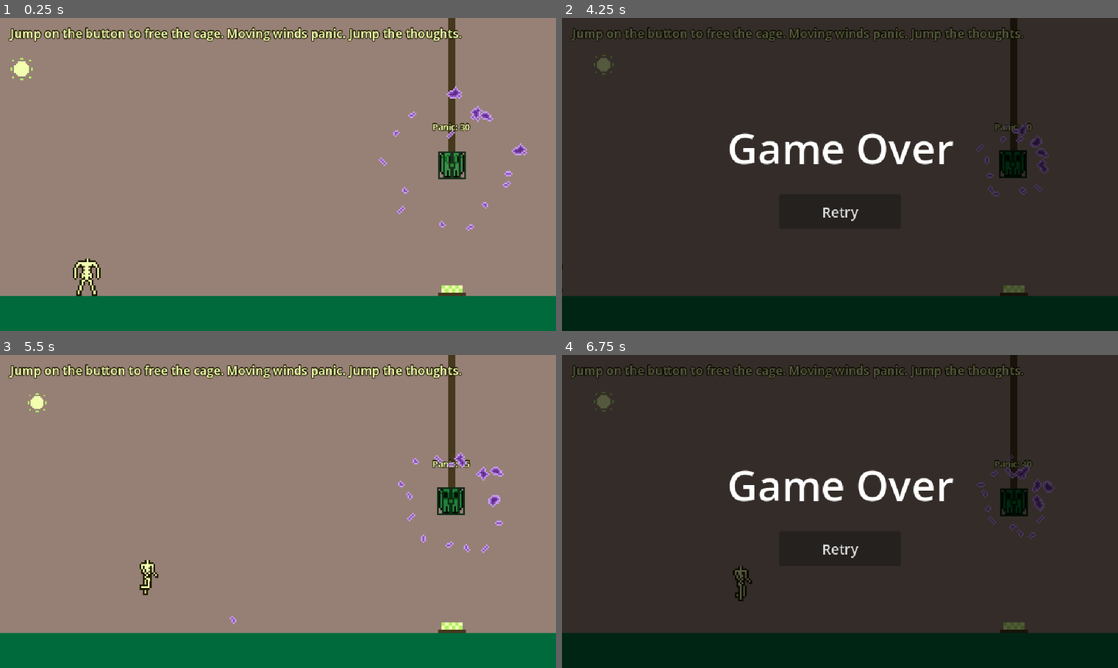
Above: before the commit, frames 1-4 (two rows, left to right).
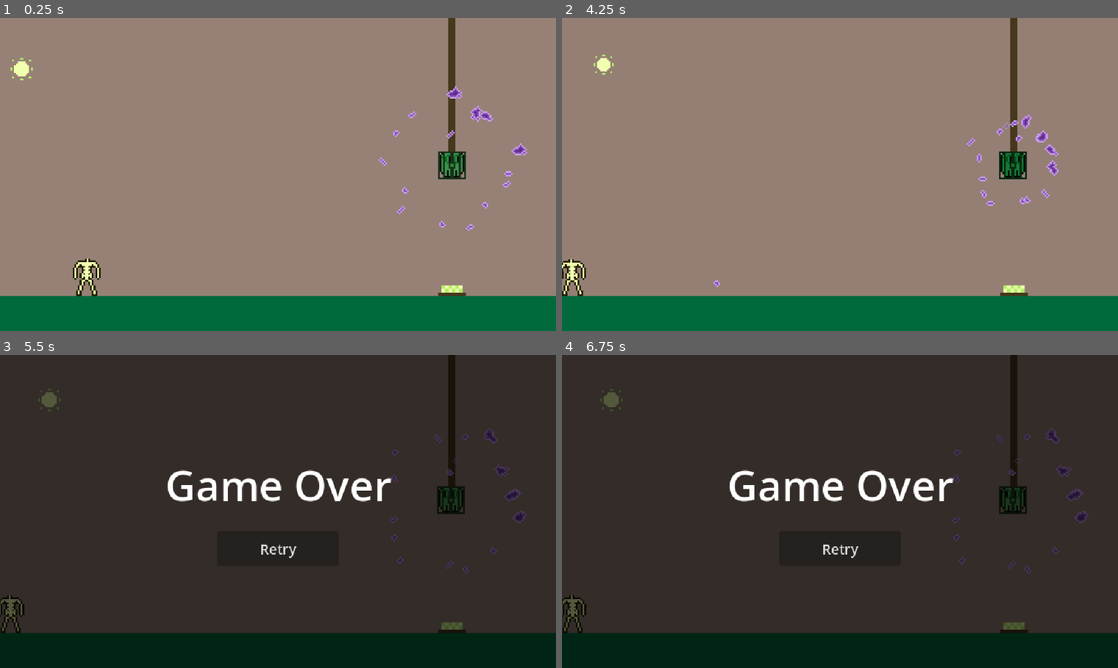
Above: after the commit, the same moments.

Repository: tucksravin/dont-lose-your-head
Game: Godot game, scene res://scenes/days/day_panic.tscn
The game is run twice, just before and just after one commit, with the same random seed, the same clock (stepped at 60 frames per second) and the same inputs. This scene is started directly instead of the project's main scene.
Inputs (mouse positions are in pixels of both pictures, inside the frame that each line leads up to):
- Up to frame 1 (0.25 s): no input
- Up to frame 2 (4.25 s): hold D (move_right) 0.53-1.25 s; tap E (interact) at 0.6, 2.1, 3.6 s; tap Space (jump) at 0.77, 2.27 s; click "Retry" at 1.25 s; hold D (move_right) 2.03-2.75 s; click "Retry" at 2.75 s; hold A (move_left) from 3.53 s (still down)
- Up to frame 3 (5.5 s): release A (move_left) at 4.25 s; click (278, 549) at 4.25 s, where only the run before the commit has a clickable "Retry"; hold D (move_right) from 5.03 s (still down); tap E (interact) at 5.1 s; tap Space (jump) at 5.27 s
- Up to frame 4 (6.75 s): tap E (interact) at 5.85, 6.6 s; tap Space (jump) at 6.02 s; tap Enter at 6.5 s; release D (move_right) at 6.53 s; hold A (move_left) from 6.53 s (still down)

The runs differ from the first frame. In frame 1, 2.2% of the frame differs, in the area x 1-85%, y 2-37%; in frame 2, 100%, in the area x 0-100%, y 0-100%; in frame 3, 99%; in frame 4, 2.7%.

Commit message:
invisible wall to left

Diff:
--- a/scenes/body/body.gd
+++ b/scenes/body/body.gd
@@ -77,6 +77,30 @@
 	# Same idiom head.gd uses: a script that wants "the" body (e.g.
 	# PanicCounter) shouldn't need a hard node path to find it.
 	add_to_group("body")
+	# Deferred: _ready runs while the day is still adding children;
+	# add_child on the scene root there errors ("parent is busy").
+	call_deferred("_ensure_left_wall")
+
+
+## Invisible half-plane at x = 0. The camera is fixed (DESIGN §2.1), so
+## walking off the left leaves the body stuck off-screen. WorldBoundaryShape2D
+## is the same infinite-line shape the intro uses for the floor — no sprite.
+## Skip if the scene already has a WallLeft (the transition does).
+## Docs: https://docs.godotengine.org/en/stable/classes/class_worldboundaryshape2d.html
+func _ensure_left_wall() -> void:
+	var root: Node = get_tree().current_scene
+	if root == null:
+		root = get_parent()
+	if root == null or root.get_node_or_null("WallLeft") != null:
+		return
+	var wall: StaticBody2D = StaticBody2D.new()
+	wall.name = "WallLeft"
+	var col: CollisionShape2D = CollisionShape2D.new()
+	var bound: WorldBoundaryShape2D = WorldBoundaryShape2D.new()
+	bound.normal = Vector2.RIGHT
+	col.shape = bound
+	wall.add_child(col)
+	root.add_child(wall)
 
 
 func _physics_process(delta: float) -> void:
--- a/scenes/gameplay/day_manager.gd
+++ b/scenes/gameplay/day_manager.gd
@@ -47,7 +47,18 @@
 		push_warning("DayManager has no WinConditionManager assigned.")
 	if game_over == null:
 		push_warning("DayManager has no game-over overlay assigned.")
+	_hide_help()
 	_connect_sun()
+
+
+## DESIGN §2 Words: instruction text is off. The Label stays in the scene
+## (scripts still write to it) so turning a day back on is one `visible`.
+func _hide_help() -> void:
+	var root: Node = owner if owner != null else get_parent()
+	if root == null:
+		return
+	for node in root.find_children("Instruction", "Label", true, false):
+		(node as CanvasItem).visible = false
 
 
 ## The Sun is found by its `sunset` signal, not a hard path — same duck-type
--- a/scenes/gameplay/panic_label.gd
+++ b/scenes/gameplay/panic_label.gd
@@ -9,6 +9,7 @@
 
 
 func _ready() -> void:
+	visible = false
 	if counter:
 		counter.panic_changed.connect(_on_panic_changed)
 		_on_panic_changed(int(counter.value))
--- a/scenes/transition/transition.tscn
+++ b/scenes/transition/transition.tscn
@@ -59,6 +59,7 @@
 [node name="HUD" type="CanvasLayer" parent="."]
 
 [node name="Instruction" type="Label" parent="HUD"]
+visible = false
 offset_left = 12.0
 offset_top = 8.0
 offset_right = 628.0
Not shown, changed: assets/sprites/README.md
Not shown, changed: docs/CODEBASE.md
Not shown, changed: docs/DESIGN.md
Not shown, changed: docs/days/HOWTO.md
